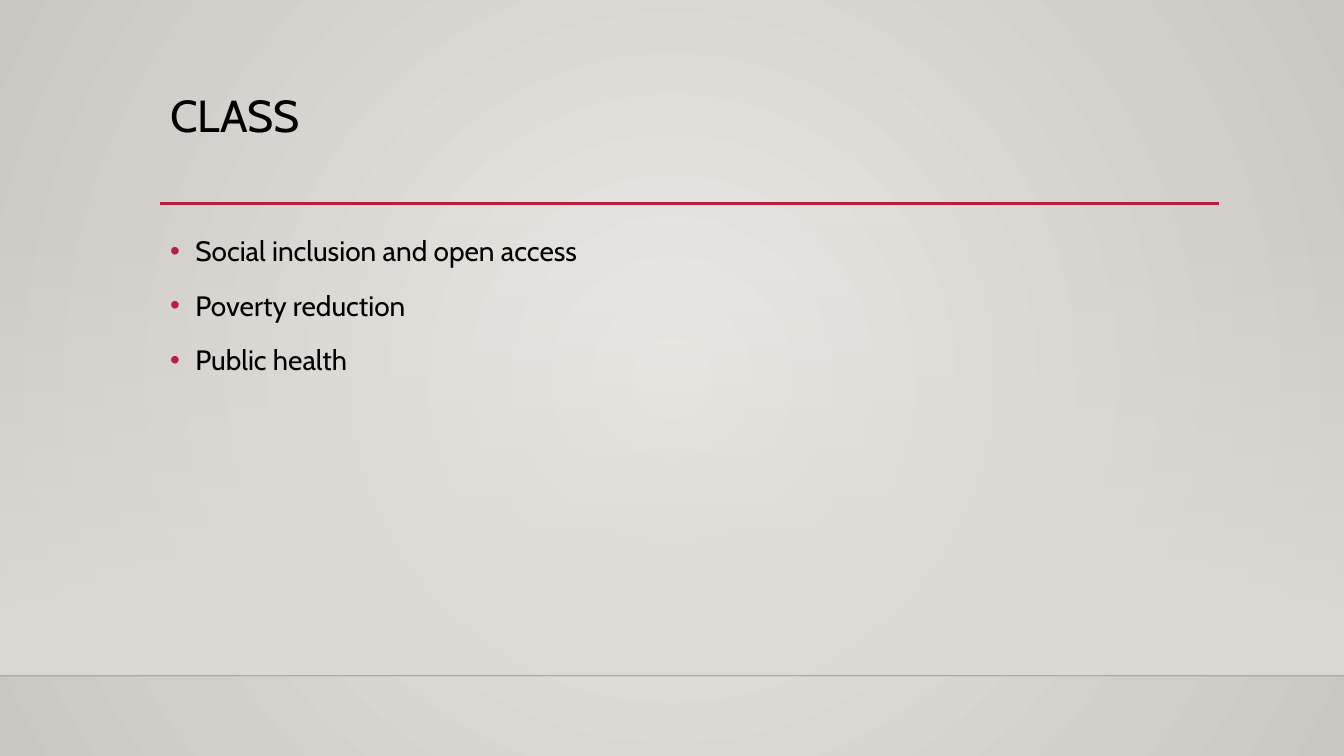
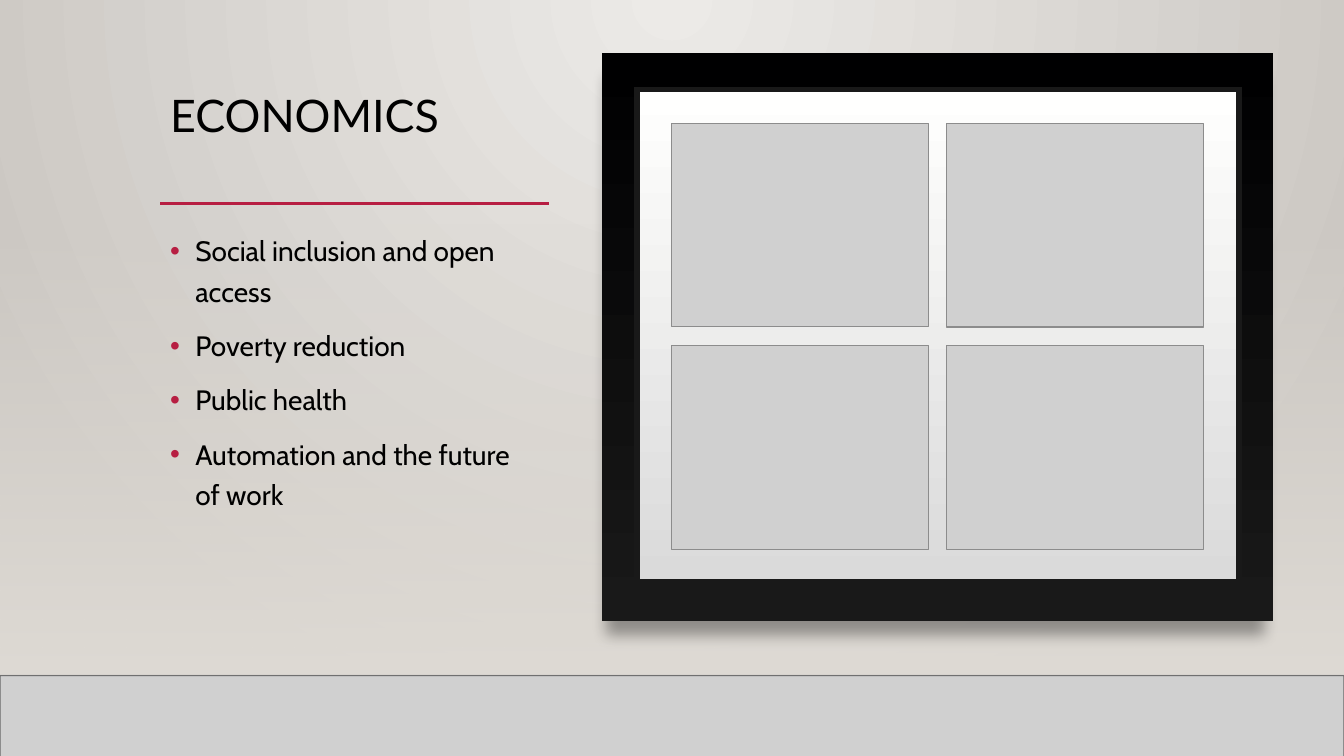
Before and after one commit to odellus/thinktank, a slide deck: slide 5 of MyThinkTank.pptx (slide 3 before the commit). Drawn at 1344x756 pixels with LibreOffice and Linux fonts; fonts in the diff are those of the drawing; grey boxes stand for pictures; background and template pictures are left out. Boxes give left, top, right and bottom in pixels: in the first picture for what was removed or moved away, otherwise in the second. Text is boxed around its words. In the diff, an @@ line names an element or a change of style, - is before the commit and + after.

```diff
--- a/MyThinkTank.pptx
+++ b/MyThinkTank.pptx
@@ rectangle added at <box>0,0,1344,756</box>, fill gradient #ECEAE7 to #CAC7C1 @@
@@ rectangle added at <box>602,53,1273,621</box>, fill gradient #000001 to #191919 @@
@@ title at <box>170,99,439,133</box>: text changed; font Cabin to Lato @@
-CLASS
+ECONOMICS
@@ rectangle added at <box>637,90,1239,582</box>, fill gradient #DADADA to #FFFFFE, outline #191919 4 pt @@
@@ picture added at <box>671,123,929,327</box> @@
@@ picture added at <box>947,124,1204,327</box> @@
@@ rectangle added at <box>0,223,1344,676</box>, fill gradient #DFDBD5 @@
@@ picture added at <box>671,345,929,548</box> @@
@@ picture added at <box>947,345,1204,548</box> @@
@@ text at <box>195,444,510,506</box>: paragraph added @@
+• Automation and the future of work
@@ picture added at <box>0,676,1344,756</box> @@
@@ line added from (0, 676) to (1344, 676), #000001 1 pt @@
```
Also in this commit, not shown: 4 other slides changed, 2 slides added.
